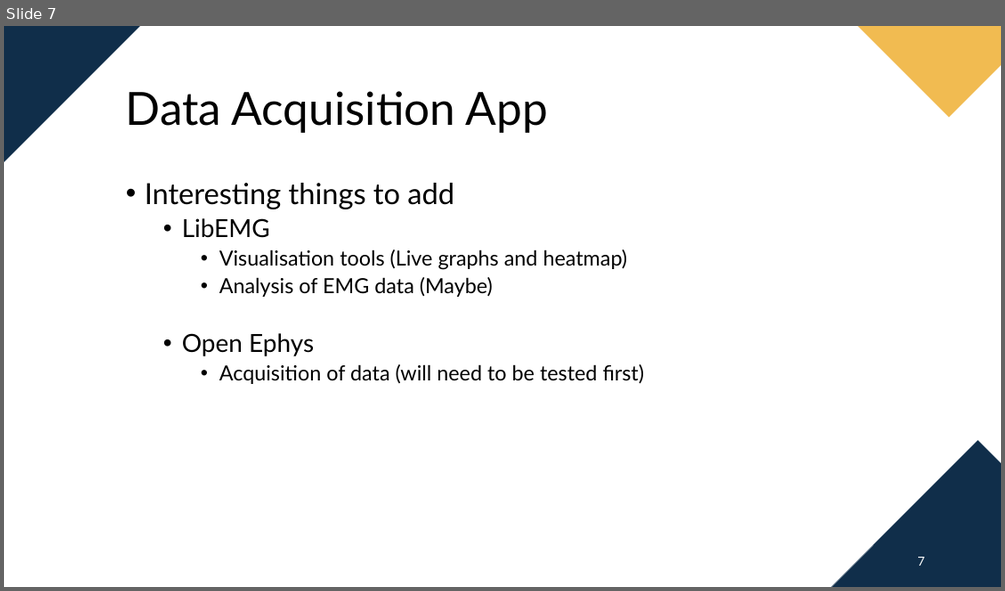
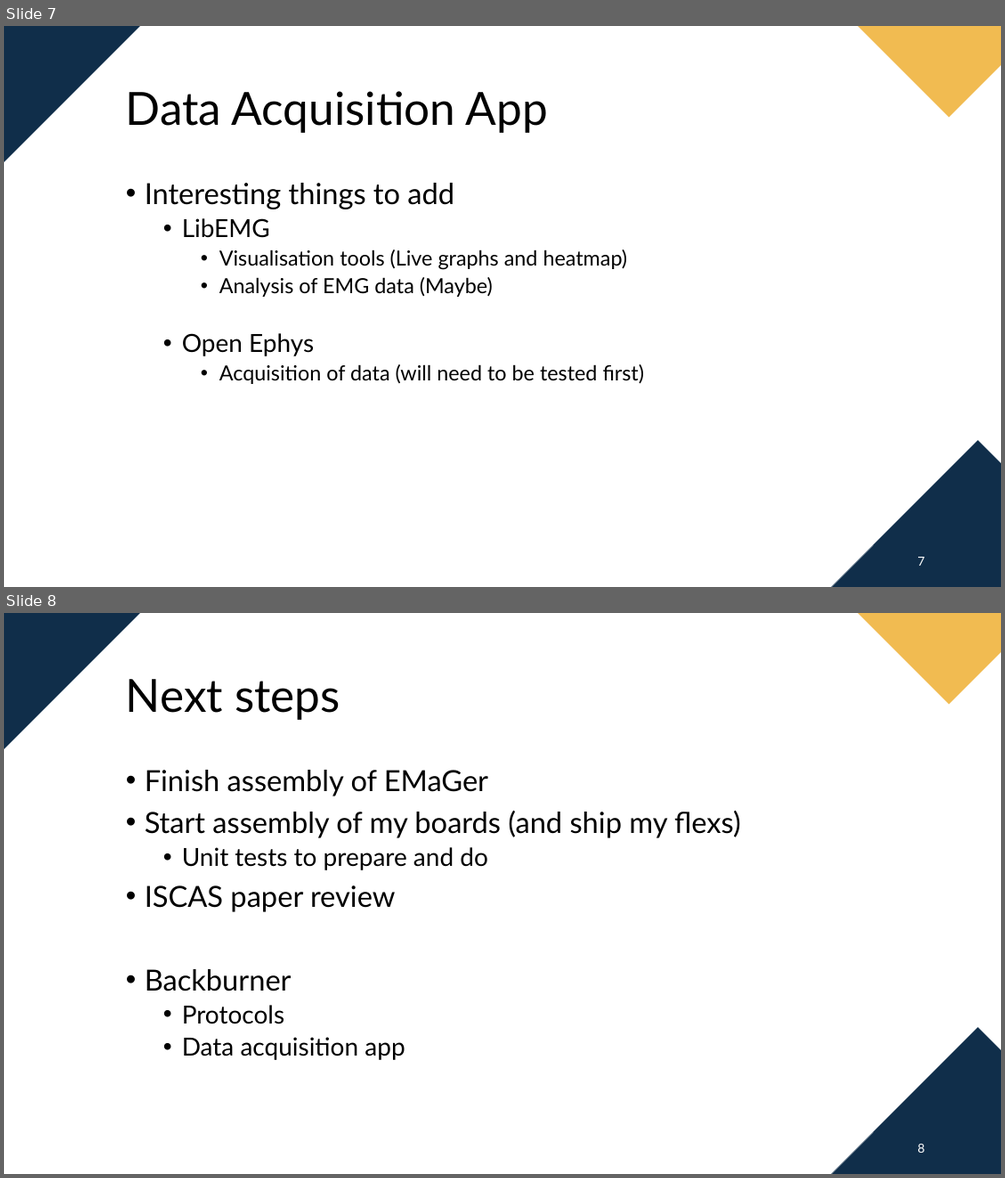
Before and after one commit to OLBER54/UHDEMG, a slide deck: Presentations/Progess Meetings/2026-11-06.pptx. Shown one above the other, each under a label of ours: slide 7 before the commit, slides 7 and 8 after it. The pictures are 1005x591 and 1005x1178 pixels, drawn with LibreOffice and Linux fonts; fonts in the diff are those of the drawing; background and template pictures are left out. Boxes give left, top, right and bottom in pixels: in the first picture for what was removed or moved away, otherwise in the second. Text is boxed around its words. In the diff, an @@ line names an element or a change of style, - is before the commit and + after.

```diff
--- a/Presentations/Progess Meetings/2026-11-06.pptx
+++ b/Presentations/Progess Meetings/2026-11-06.pptx
@@ slide 8 added at [4, 613, 1001, 1174], background #FFFFFF; not listed: 3 template elements that a slide beside it also shows @@
@@ title added at [126, 679, 340, 720], 44 pt, text #000000 @@
+Next steps
@@ text added at [145, 770, 741, 1060], 28 pt, text #000000 @@
+• Finish assembly of EMaGer
+• Start assembly of my boards (and ship my flexs)
+  • Unit tests to prepare and do
+• ISCAS paper review
+• Backburner
+  • Protocols
+  • Data acquisition app
@@ page number added at [917, 1143, 924, 1152], 12 pt, text #FFFFFF @@
+8
```
Also in this commit, not shown: 1 slide changed, 1 slide removed.
